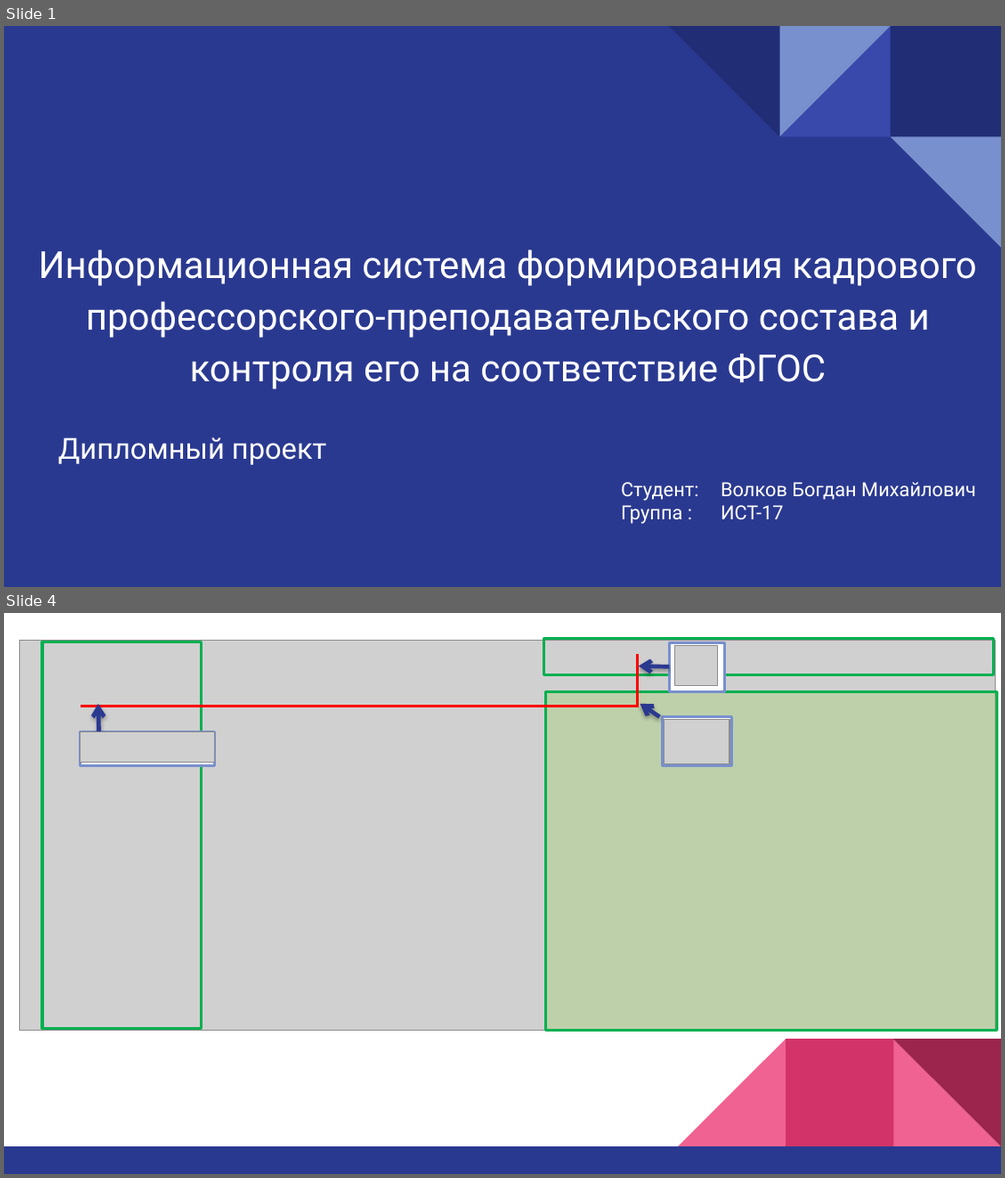
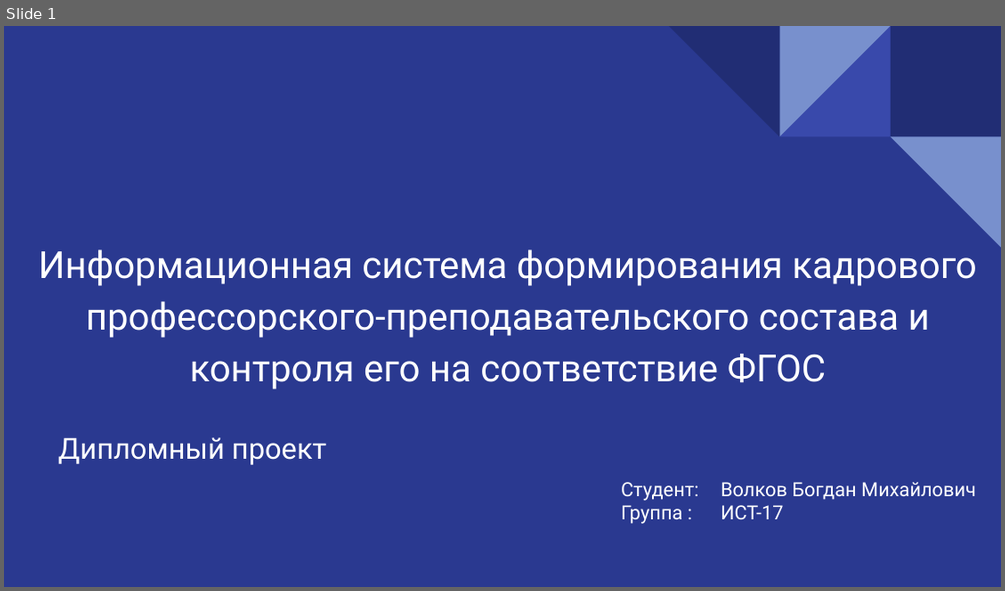
Before and after one commit to bogya345/Diplom, a slide deck: @_docs/bogya/presentation.pptx. Shown one above the other, each under a label of ours: slides 1 and 4 before the commit, slide 1 after it; the slides between them are not shown. The pictures are 1005x1178 and 1005x591 pixels, drawn with LibreOffice and Linux fonts; fonts in the diff are those of the drawing; grey boxes stand for pictures. Boxes give left, top, right and bottom in pixels: in the first picture for what was removed or moved away, otherwise in the second. Text is boxed around its words. In the diff, an @@ line names an element or a change of style, - is before the commit and + after.

```diff
--- a/@_docs/bogya/presentation.pptx
+++ b/@_docs/bogya/presentation.pptx
@@ slide 4 removed at (4,613,1001,1174), background #FFFFFF @@
@@ rectangle removed at (543,639,993,676) @@
@@ picture removed at (20,640,995,1030) @@
@@ rectangle removed at (42,641,201,1029) @@
@@ line removed from (637, 654) to (637, 706) @@
@@ arrow removed from (669, 666) to (638, 666) @@
@@ rectangle removed at (669,643,724,691) @@
@@ picture removed at (675,645,718,685) @@
@@ rectangle removed at (545,691,997,1030) @@
@@ line removed from (81, 706) to (638, 706) @@
@@ arrow removed from (98, 735) to (98, 704) @@
@@ arrow removed from (660, 716) to (640, 704) @@
@@ rectangle removed at (662,716,730,765) @@
@@ rectangle removed at (81,732,214,766) @@
@@ picture removed at (81,732,214,763) @@
@@ picture removed at (663,720,729,763) @@
@@ group removed at (4,1038,1001,1174): 3 right triangles, 2 rectangles @@
```
Also in this commit, not shown: 4 slides changed, 6 slides added, 1 other slide removed, 2 other files.
